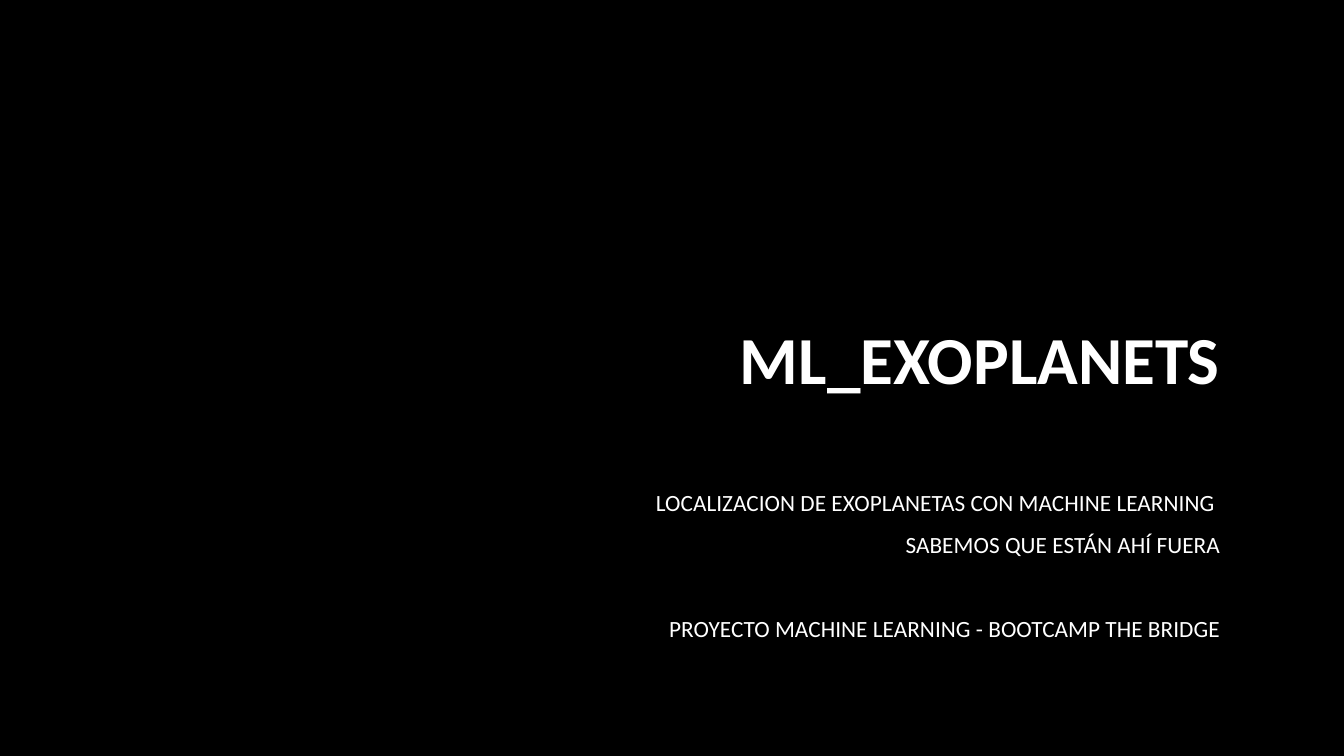
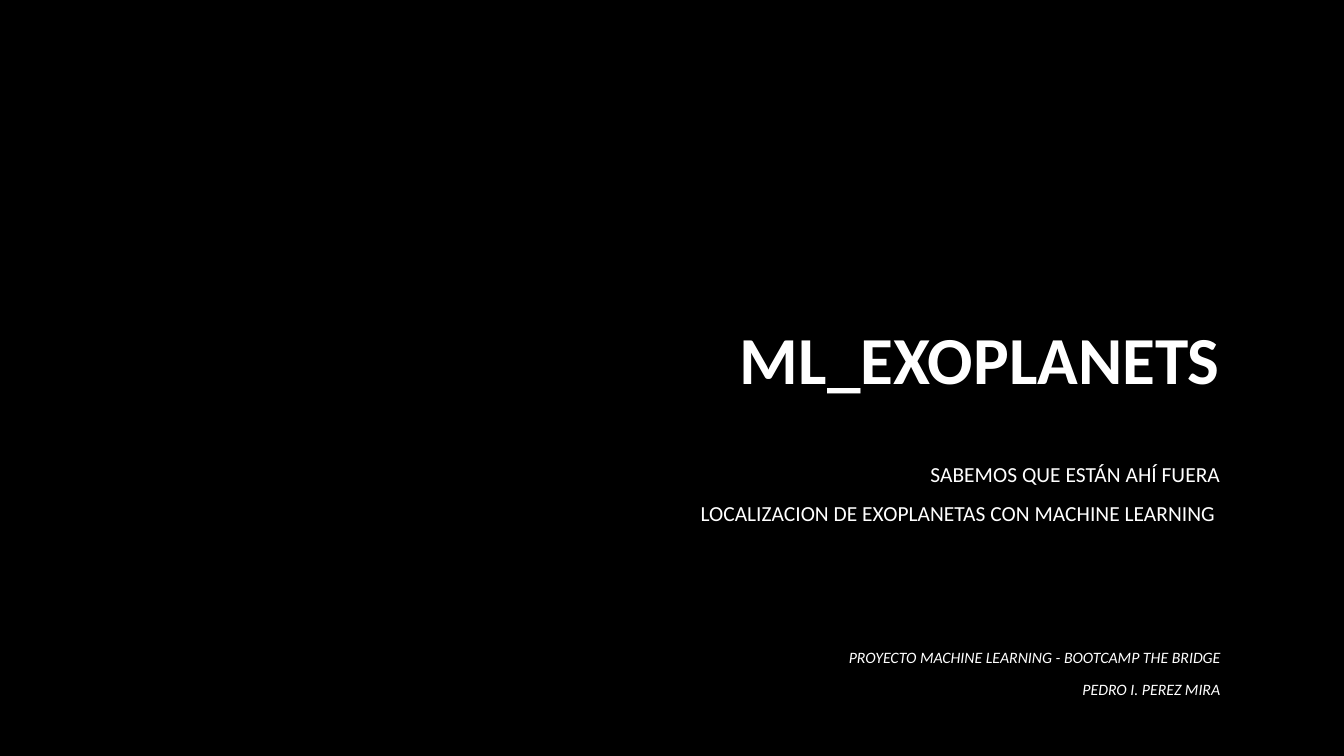
Before and after one commit to PIPM2001/ML_EXOPLANETS, a slide deck: slide 1 of ML_EXOPLANETS.pptx. Drawn at 1344x756 pixels with LibreOffice and Linux fonts; fonts in the diff are those of the drawing; background and template pictures are left out. Boxes give left, top, right and bottom in pixels: in the first picture for what was removed or moved away, otherwise in the second. Text is boxed around its words. In the diff, an @@ line names an element or a change of style, - is before the commit and + after.

```diff
--- a/ML_EXOPLANETS.pptx
+++ b/ML_EXOPLANETS.pptx
@@ subtitle "SABEMOS QUE ESTÁN AHÍ FUERA": place and size @@
-subtitle "SABEMOS QUE ESTÁN AHÍ FUERA" at box(656, 496, 1220, 637)
+subtitle "SABEMOS QUE ESTÁN AHÍ FUERA" at box(701, 464, 1220, 521)
@@ subtitle at box(930, 464, 1220, 485): paragraph added @@
+SABEMOS QUE ESTÁN AHÍ FUERA
@@ subtitle at box(701, 507, 1215, 521): size 16.6 to 15.3 pt in "LOCALIZACION DE EXOPLANETAS CON MACHINE LEARNING" @@
@@ subtitle at box(669, 534, 1220, 637): paragraphs removed @@
-SABEMOS QUE ESTÁN AHÍ FUERA
-PROYECTO MACHINE LEARNING - BOOTCAMP THE BRIDGE
@@ text added at box(849, 652, 1221, 695), 11.2 pt, text #FFFFFF, italic @@
+PROYECTO MACHINE LEARNING - BOOTCAMP THE BRIDGE
+PEDRO I. PEREZ MIRA
```
Also in this commit, not shown: 1 other slide changed, 10 slides added, 1 slide removed, 1 other file.
